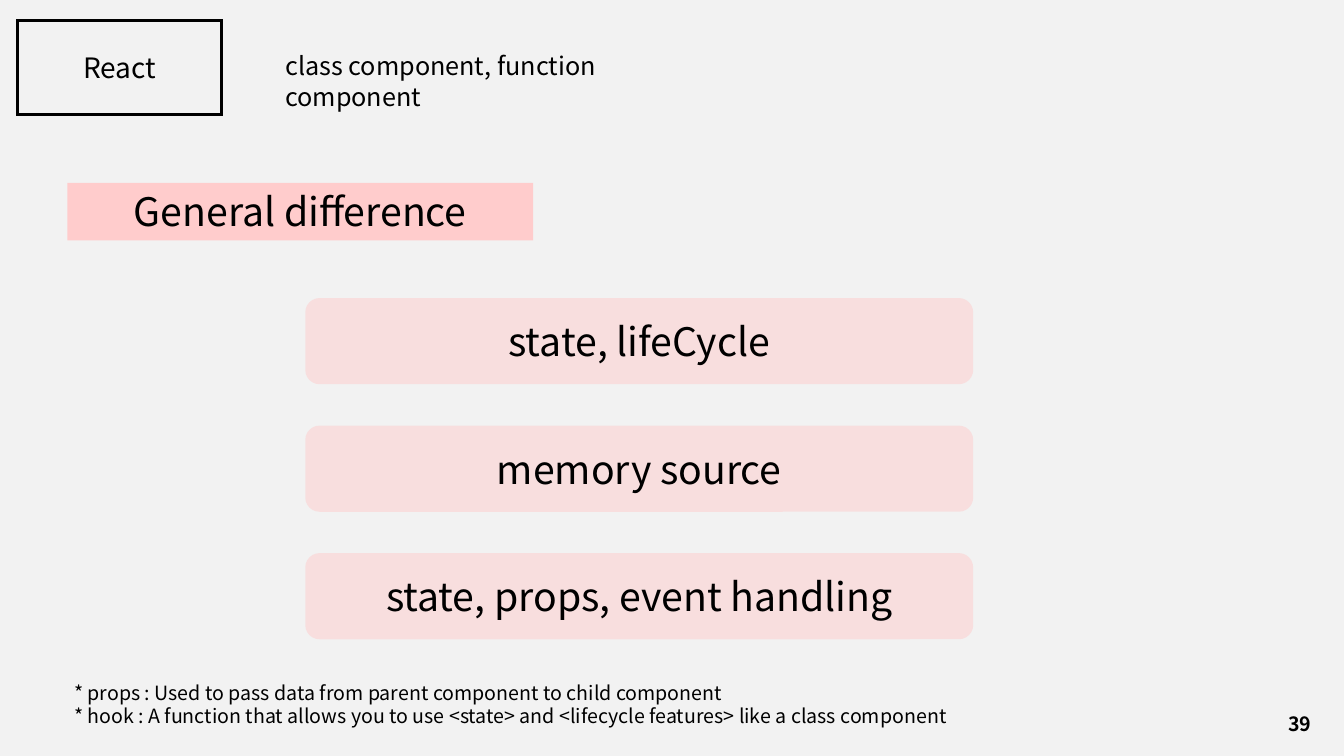
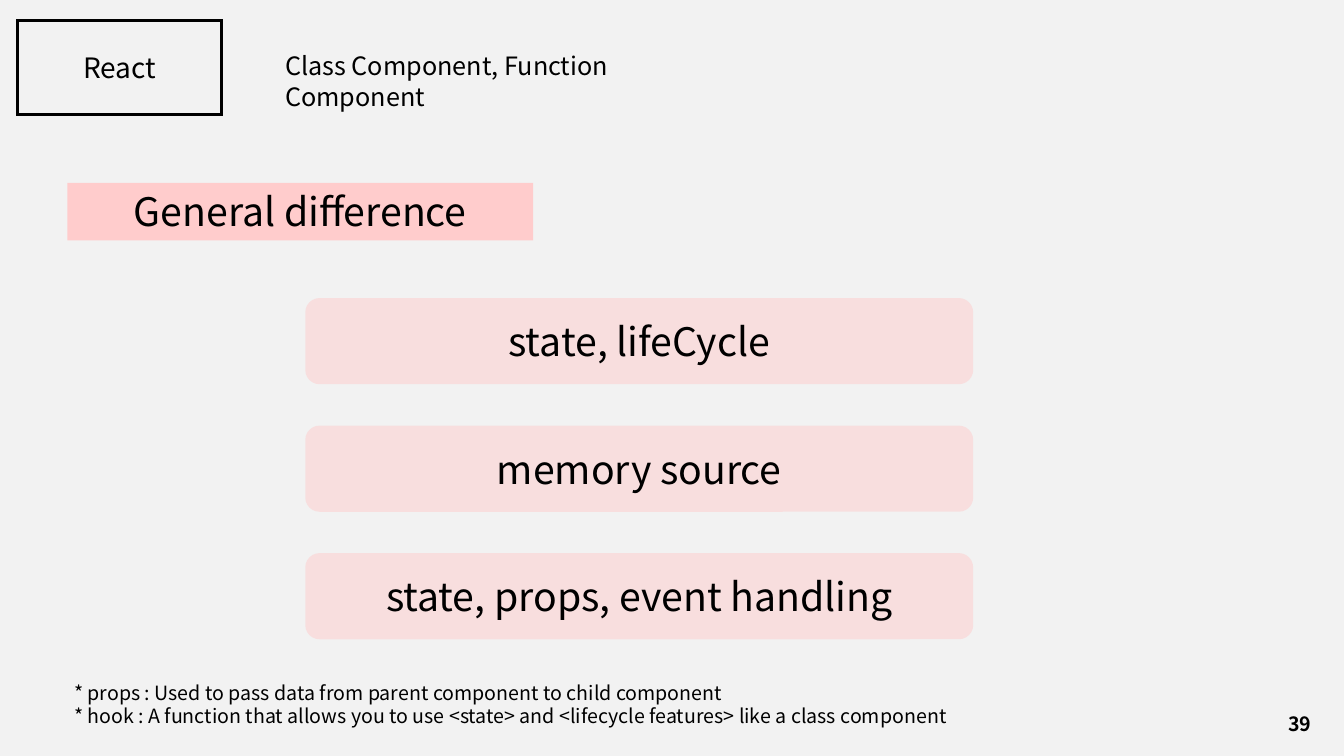
Before and after one commit to J3SUNG/Seminar, a slide deck: slide 39 of 210201_React.pptx. Drawn at 1344x756 pixels with LibreOffice and Linux fonts; fonts in the diff are those of the drawing. Boxes give left, top, right and bottom in pixels: in the first picture for what was removed or moved away, otherwise in the second. Text is boxed around its words. In the diff, an @@ line names an element or a change of style, - is before the commit and + after.

```diff
--- a/210201_React.pptx
+++ b/210201_React.pptx
@@ text at <box>285,55,608,112</box>: text changed @@
-class component, function component
+Class Component, Function Component
```
Also in this commit, not shown: 5 other slides changed, 1 slide added, 1 slide removed, 1 other file.
